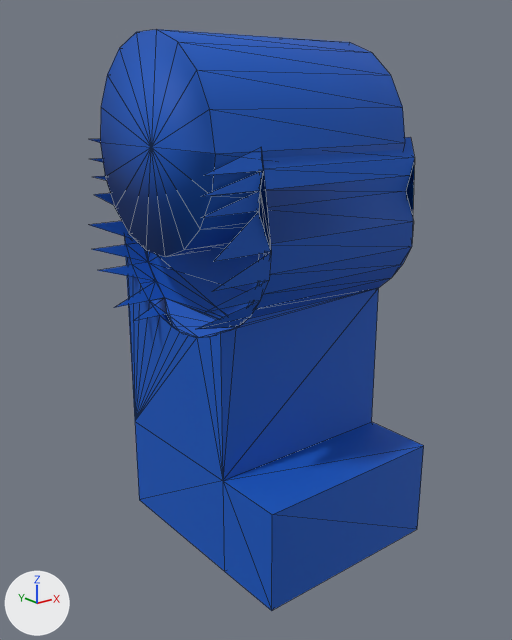
The glTF model wasm/assets/minifig/pip/legR.glb as it was, and as the next commit left it.
One viewpoint serves both versions: a camera (50 mm lens) standing at (-0.648, -0.791, 0.059) and looking at (-0.031, -0.02, -0.25). Arrows for +X, +Y and +Z are at lower left; the lights stay in place. The first picture is the older version. Mesh edges are drawn as thin lines. Vertices at exactly the same position are counted once.

Script lines for the objects in view, before the commit:
```python
me_pip_legr = bpy.data.meshes.new('pip_legR')
me_pip_legr.from_pydata(...)  # 155 vertices, 235 faces; spans x -0.2..0.156, y -0.192..0.156, z -0.589..0.135
# faces by material slot: [163, 72]
me_pip_legr.materials.append(mat_legs)  # blue #0055bf
me_pip_legr.materials.append(mat_legs_001)  # blue #0055bf
ob_pip_legr = bpy.data.objects.new('pip_legR', me_pip_legr)
ob_pip_legr.location = (0.0, 0.0, 0.0)
```
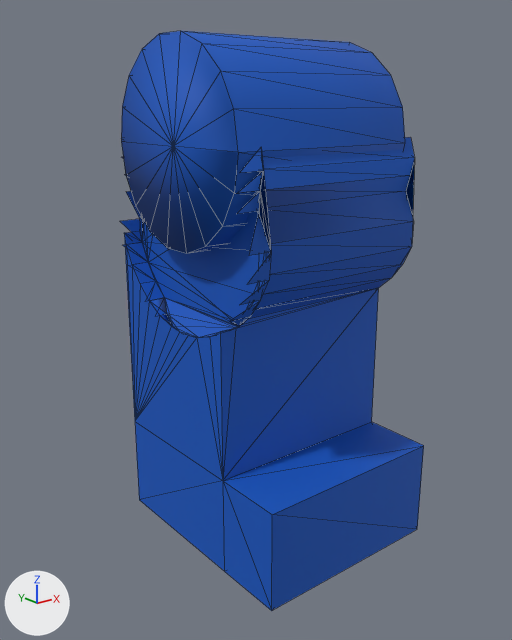
What differs and where, as boxes [x1, y1, x2, y2] in the pictures (512 x 640 px; the box of a moved part takes in the faces that stretch with it):
'pip_legR', reshaped (9% narrower)
    before: [89, 29, 424, 611]
    after: [120, 31, 424, 611]
part 1 of me_pip_legr, moved or reshaped
    before: [89, 29, 405, 329]
    after: [120, 31, 405, 327]

The edits, one by one:
me_pip_legr is used by ob_pip_legr; location (0.0, 0.0, 0.0).
me_pip_legr had 155 vertices, 235 faces and spanned x -0.2..0.156, y -0.192..0.156, z -0.589..0.135.
me_pip_legr now has 155 vertices, 235 faces and spans x -0.15..0.156, y -0.192..0.156, z -0.589..0.135.
me_pip_legr part 1: all 37 vertices in x -0.2..-0.177, y -0.155..0.155, z -0.25..0.135 are scaled about their middle by (0, 1, 1), then moved by (0.039, 0.0, 0.0).
